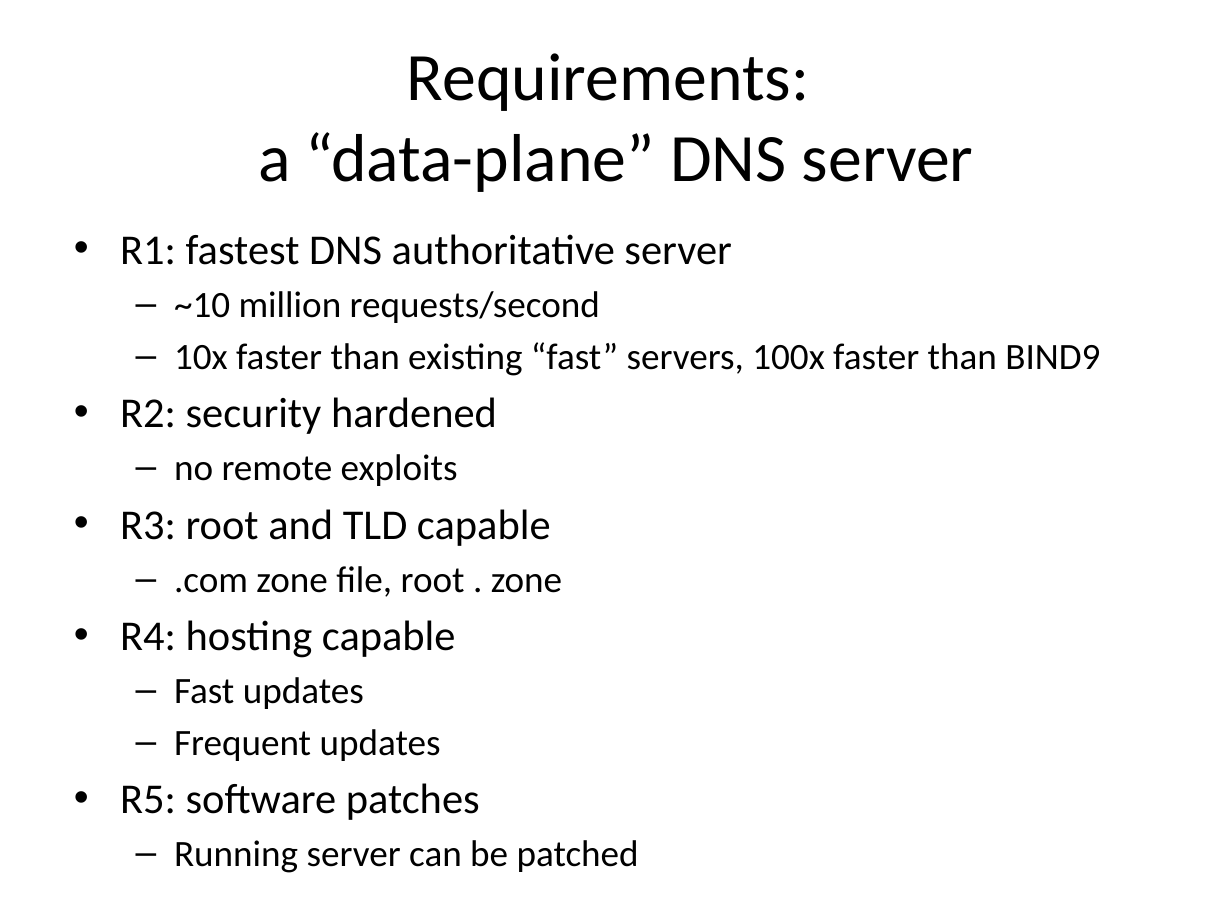
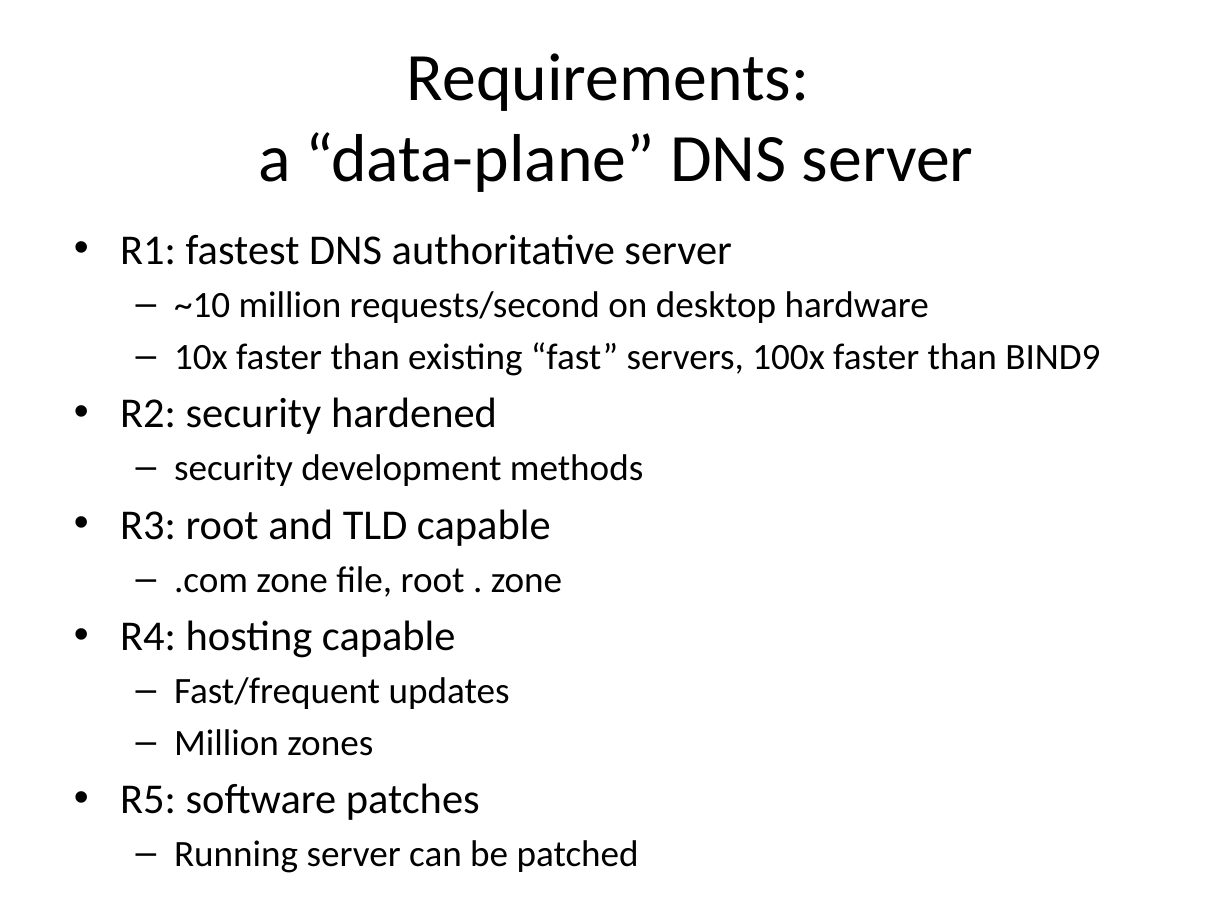
Before and after one commit to robertdavidgraham/robdns, a slide deck: slide 2 of doc/high-level-design.pptx. Drawn at 1232x924 pixels with LibreOffice and Linux fonts; fonts in the diff are those of the drawing. Boxes give left, top, right and bottom in pixels: in the first picture for what was removed or moved away, otherwise in the second. Text is boxed around its words. In the diff, an @@ line names an element or a change of style, - is before the commit and + after.

```diff
--- a/doc/high-level-design.pptx
+++ b/doc/high-level-design.pptx
@@ text at <box>174,291,929,323</box>: text changed @@
-  – ~10 million requests/second
+  – ~10 million requests/second on desktop hardware
@@ text at <box>174,454,643,486</box>: text changed @@
-  – no remote exploits
+  – security development methods
@@ text at <box>174,677,510,756</box>: text changed @@
-  – Fast updates
-  – Frequent updates
+  – Fast/frequent updates
+  – Million zones
```
Also in this commit, not shown: 5 other slides changed, 6 slides added, 1 slide removed, 45 other files.
